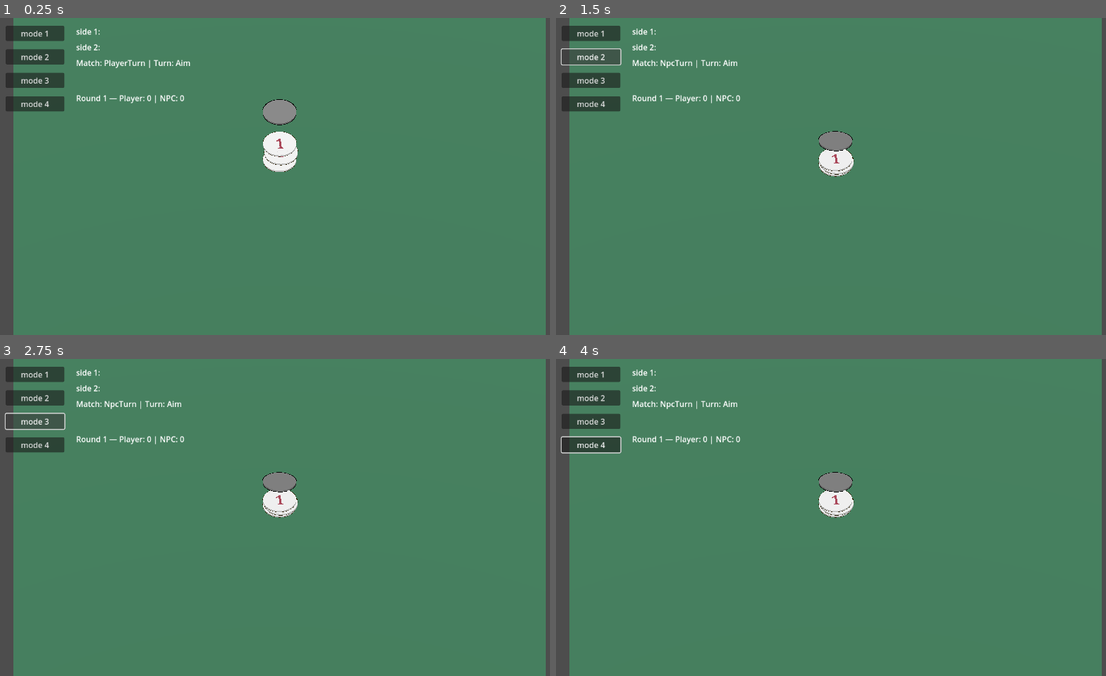
Above: before the commit, frames 1-4 (two rows, left to right).
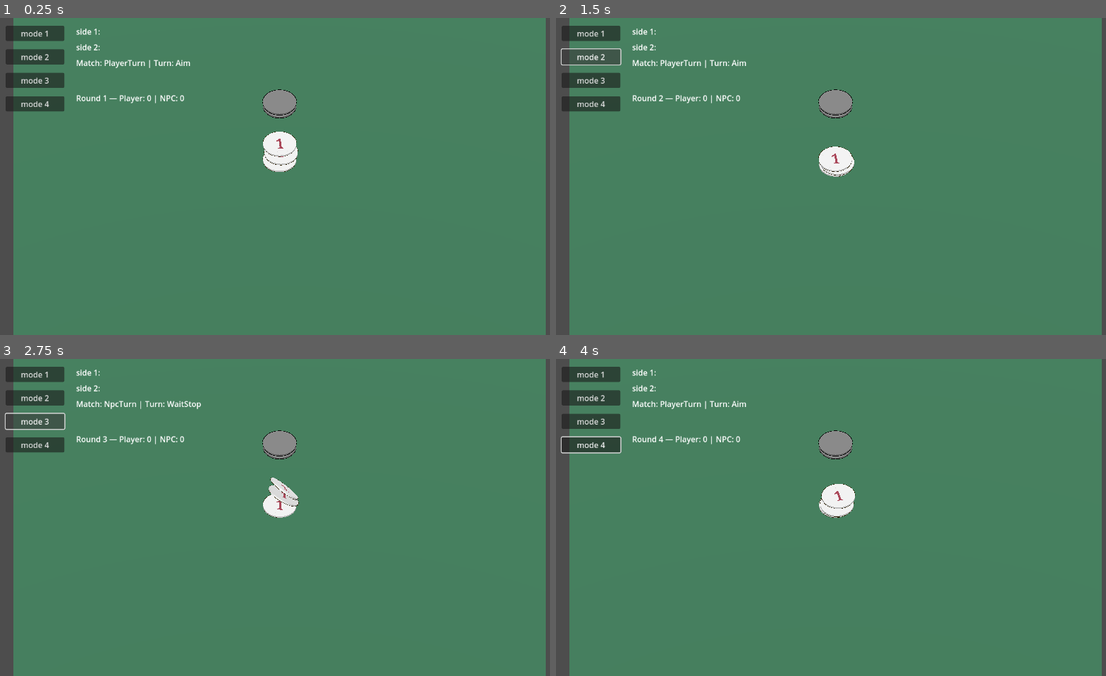
Above: after the commit, the same moments.

Repository: radiokilcat/battlecaps
Game: Godot game, scene res://scenes/Main.tscn
Two runs of this game, one before a commit and one after it. Both use one fixed random seed, a clock stepped at 60 frames per second and the inputs below.
Inputs (mouse positions are in pixels of both pictures, inside the frame that each line leads up to):
- Up to frame 1 (0.25 s): no input
- Up to frame 2 (1.5 s): click "mode 1" at 0.5 s; click "mode 2" at 1.25 s
- Up to frame 3 (2.75 s): click "mode 3" at 2 s
- Up to frame 4 (4 s): click "mode 4" at 2.75 s; drag from (699, 457) to (891, 447) at 3.52 s

The runs differ from the first frame. In frame 1, 0.4% of the frame differs, in the area x 47-54%, y 22-34%; in frame 2, 1.1%; in frame 3, 1.0%; in frame 4, 1.2%, in the area x 18-55%, y 13-51%.

Commit message:
fix slam cap falling to the right place

Diff:
--- a/scenes/Main.tscn
+++ b/scenes/Main.tscn
@@ -204,6 +204,7 @@
 
 [node name="PlayerSlamCap" parent="." instance=ExtResource("19_nfivy")]
 transform = Transform3D(1, 0, 0, 0, 1, 0, 0, 0, 1, 0, 3, 0)
+continuous_cd = true
 script = ExtResource("20_1nqs0")
 use_editor_start = true
 start_xform = Transform3D(1, 0, 0, 0, 1, 0, 0, 0, 1, 0, 0, 0)
@@ -217,3 +218,5 @@
 start_xform = Transform3D(1, 0, 0, 0, 1, 0, 0, 0, 1, 0, 0, 0)
 lift_mm = 2.0
 hide_when_inactive = true
+
+[connection signal="shot_fired" from="NpcController" to="TurnSM/Aim" method="_on_npc_controller_shot_fired"]
--- a/scenes/cap.tscn
+++ b/scenes/cap.tscn
@@ -5,6 +5,7 @@
 [ext_resource type="Texture2D" uid="uid://dt4vgms42288d" path="res://assets/image/two.png" id="3_jgo81"]
 
 [sub_resource type="PhysicsMaterial" id="PhysicsMaterial_u0vhw"]
+bounce = 0.41
 
 [sub_resource type="CylinderShape3D" id="CylinderShape3D_u0vhw"]
 height = 0.08
--- a/scenes/slammer.tscn
+++ b/scenes/slammer.tscn
@@ -1,7 +1,10 @@
-[gd_scene load_steps=9 format=3 uid="uid://sao6npr02rqe"]
+[gd_scene load_steps=10 format=3 uid="uid://sao6npr02rqe"]
 
 [ext_resource type="Script" uid="uid://ce7jdxiyqt06n" path="res://src/cap.gd" id="1_60eae"]
 [ext_resource type="Shader" uid="uid://bwgoi24o3fgyb" path="res://shaders/capOutline.gdshader" id="1_qp5bv"]
+
+[sub_resource type="PhysicsMaterial" id="PhysicsMaterial_60eae"]
+bounce = 0.1
 
 [sub_resource type="CylinderShape3D" id="CylinderShape3D_rew06"]
 height = 0.08
@@ -25,6 +28,8 @@
 
 [node name="Slammer" type="RigidBody3D"]
 collision_mask = 3
+physics_material_override = SubResource("PhysicsMaterial_60eae")
+continuous_cd = true
 script = ExtResource("1_60eae")
 
 [node name="CollisionShape3D" type="CollisionShape3D" parent="."]
--- a/src/MatchSM/npcTurn.gd
+++ b/src/MatchSM/npcTurn.gd
@@ -6,7 +6,6 @@
 	var turn_sm: Node = $"../../TurnSM"
 	turn_sm.set_process(true)
 	turn_sm.set_process_input(true)
-	turn_sm.call("set_controller", $"../../NpcController")
 	turn_sm.set_controller($"../../NpcController")
 	turn_sm.transition_to(turn_sm.start_state)
 	turn_sm.turn_finished.connect(_on_turn_finished, CONNECT_ONE_SHOT)
--- a/src/MatchSM/playerTurn.gd
+++ b/src/MatchSM/playerTurn.gd
@@ -12,7 +12,6 @@
 var player_controller: Node
 var score: ScoreManager
 
-# Чтобы не ловить повторные коннекты, храним флаг
 var _connected_once := false
 
 func _ready() -> void:
@@ -64,5 +63,4 @@
 	_connected_once = false  # готовим флаг для следующего входа
 
 func _on_turn_finished() -> void:
-	# Ход игрока окончен — передаём управление NPC
 	emit_signal("request_transition", "NpcTurn")
--- a/src/TurnSM/aim.gd
+++ b/src/TurnSM/aim.gd
@@ -11,6 +11,7 @@
 	_confirmed = false
 	if sm.controller and sm.controller.has_method("arm_to_start"):
 		sm.controller.arm_to_start()
+		# sm.controller.connect("charge_released", Callable(self, "_on_charge_released"))
 	if sm.controller is NpcController:
 		sm.controller.start_charge()
 
@@ -18,7 +19,7 @@
 	if "ui_power" in sm and sm.ui_power: sm.ui_power.visible = true
 
 
-	_update_ui()
+	# _update_ui()
 
 func _exit() -> void:
 	if sm.controller and sm.controller.has_method("cancel_charge"):
@@ -35,22 +36,6 @@
 			sm.controller.shoot()
 			sm.transition_to("Shoot")
 
-
-func _bind_signals(connect_now: bool) -> void:
-	if not sm.controller:
-		return
-	if connect_now and not _signals_bound:
-		if sm.controller.has_signal("shot_fired"):
-			sm.controller.shot_fired.connect(_on_shot_fired)
-		_signals_bound = true
-	elif not connect_now and _signals_bound:
-		if sm.controller.is_connected("shot_fired", _on_shot_fired):
-			sm.controller.shot_fired.disconnect(_on_shot_fired)
-		_signals_bound = false
-
-func _on_shot_fired(_impulse: Vector3) -> void:
-	sm.controller.shoot()
-	sm.transition_to("Shoot")
 
 # func _process_state(_delta: float) -> void:
 	# if _charging:
@@ -100,3 +85,8 @@
 	# # Полоска силы (если есть)
 	# if "ui_power" in sm and sm.ui_power and ("value" in sm.ui_power):
 	# 	sm.ui_power.value = p * 100.0
+
+
+func _on_npc_controller_shot_fired(_impulse: float) -> void:
+	sm.controller.shoot()
+	sm.transition_to("Shoot")
--- a/src/TurnSM/turnSM.gd
+++ b/src/TurnSM/turnSM.gd
@@ -3,7 +3,6 @@
 
 signal turn_finished        # эмитится из ResolveState, когда ход завершён
 
-## Контроллер текущего хода (PlayerController или NpcController)
 var controller: Node = null
 
 @export var arrow_path: NodePath            # UI/Arrow (Node3D или Control/Node2D)
--- a/src/playerController.gd
+++ b/src/playerController.gd
@@ -16,11 +16,12 @@
 @export var min_power: float = 0.1
 @export var max_power: float = 1.0
 
-var aim_dir: Vector3 = Vector3.FORWARD
+var aim_dir: Vector3 = Vector3.DOWN
 var power: float = 0.0
 var _dragging := false
 var _is_charging: bool = false
 var _charge_t: float = 0.0
+var _mouse_pos: Vector2 = Vector2.ZERO
 
 @onready var _cam: Camera3D = get_node_or_null(camera_3d_path)
 
@@ -32,8 +33,8 @@
 	if active_cap == null: return
 	if active_cap.has_method("reset_to_start"):
 		active_cap.reset_to_start()
-	if active_cap.has_method("set_active"):
-		active_cap.set_active()
+	# if active_cap.has_method("set_active"):
+	# 	active_cap.set_active()
 
 func start_charge() -> void:
 	_dragging = false
@@ -45,10 +46,42 @@
 	emit_signal("charge_started")
 	emit_signal("power_changed", power)
 
+func drag_begin(screen_pos: Vector2) -> void:
+	# if active_cap.has_method("set_active"):
+	# 	active_cap.set_active()
+	_dragging = true
+	_mouse_pos = screen_pos
+	power = 0.0
+	emit_signal("charge_started")
+	emit_signal("power_changed", power)
+	# _update_aim_dir_from_mouse(screen_pos)
+
+func drag_update(screen_pos: Vector2) -> void:
+	if not _dragging:
+		return
+	# _update_aim_dir_from_mouse(screen_pos)
+	var dist_px: float = _mouse_pos.distance_to(screen_pos)
+	# power = clampf(dist_px / POWER_PIXEL_MAX, 0.0, 1.0)
+	emit_signal("power_changed", power)
+
+
+func drag_release(screen_pos: Vector2) -> void:
+	if not _dragging:
+		return
+	_dragging = false
+	# _update_aim_dir_from_mouse(screen_pos)
+	# var dist_px: float = _drag_start_mouse.distance_to(screen_pos)
+	# power = clampf(dist_px / POWER_PIXEL_MAX, 0.0, 1.0)
+	emit_signal("power_changed", power)
+	emit_signal("charge_released", power)
+
 
 func cancel_charge() -> void:
 	_is_charging = false
+	_dragging = false
+	power = 0.0
 	set_process(false)
+	emit_signal("power_changed", power)
 
 func _process(delta: float) -> void:
 	if _is_charging:
@@ -85,6 +118,8 @@
 	var p := clampf(power, 0.0, 1.0)
 	var impulse_strength: float = lerp(min_impulse, max_impulse, p)
 	var impulse: Vector3 = aim_dir.normalized() * impulse_strength
+	active_cap.set_deferred("freeze", false)
+	await get_tree().process_frame
 
 	if active_cap:
 		active_cap.apply_impulse(impulse)
--- a/src/slam.gd
+++ b/src/slam.gd
@@ -9,7 +9,7 @@
 @export var use_editor_start := true       # брать стартовую позу из того, как стоит в сцене
 @export var start_xform: Transform3D       # сюда можно руками сохранить позу (если use_editor_start=false)
 @export var lift_mm := 2.0                 # чуть приподнимем при ресете, чтобы не клипалось о стол
-@export var hide_when_inactive := true  # опционально: прятать неактивную битку
+@export var hide_when_inactive := false  # опционально: прятать неактивную битку
 
 
 var is_stopped = false
@@ -18,16 +18,16 @@
 	reset_to_start()
 	freeze = false
 	sleeping = false
-	if hide_when_inactive and (self is Node3D):
-		visible = true
+	# if hide_when_inactive and (self is Node3D):
+		# visible = true
 
 func set_inactive() -> void:
 	linear_velocity = Vector3.ZERO
 	angular_velocity = Vector3.ZERO
 	freeze = true
 	sleeping = true
-	if hide_when_inactive and (self is Node3D):
-		visible = false
+	# if hide_when_inactive and (self is Node3D):
+		# visible = false
 
 
 func _ready() -> void:
